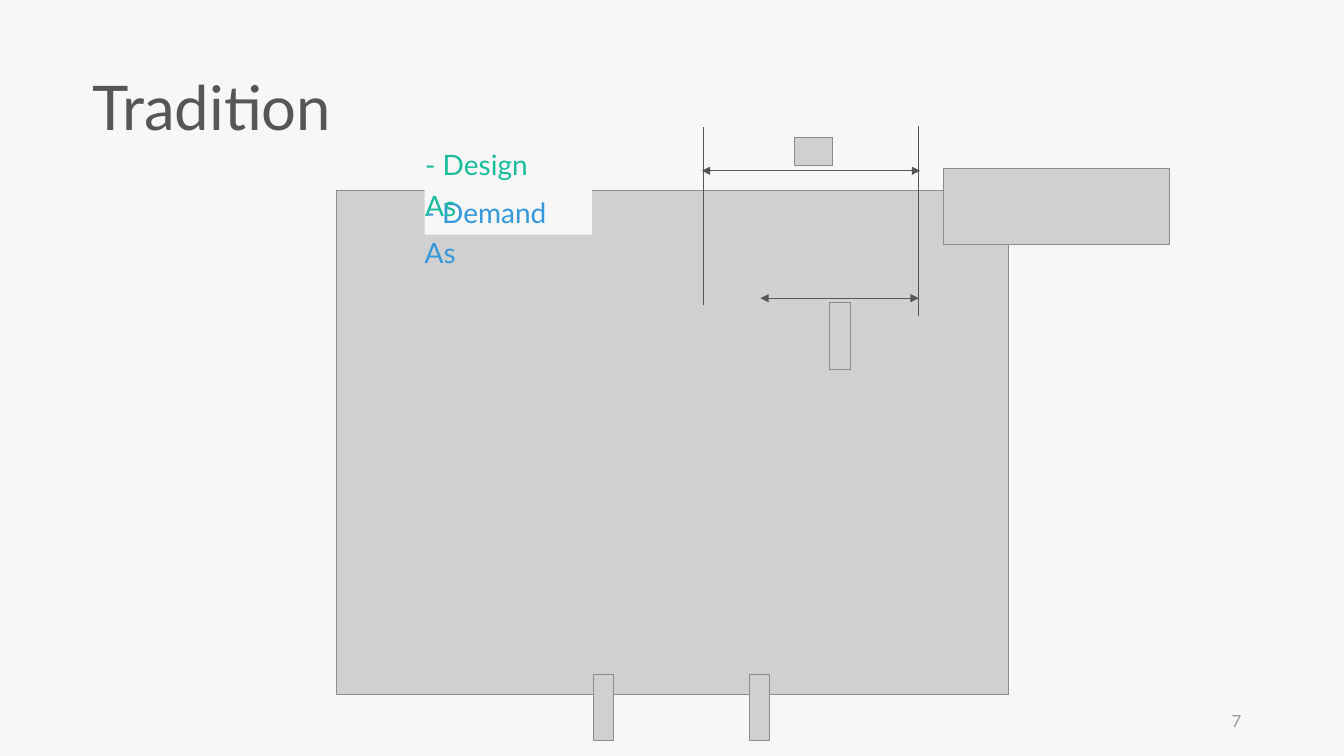
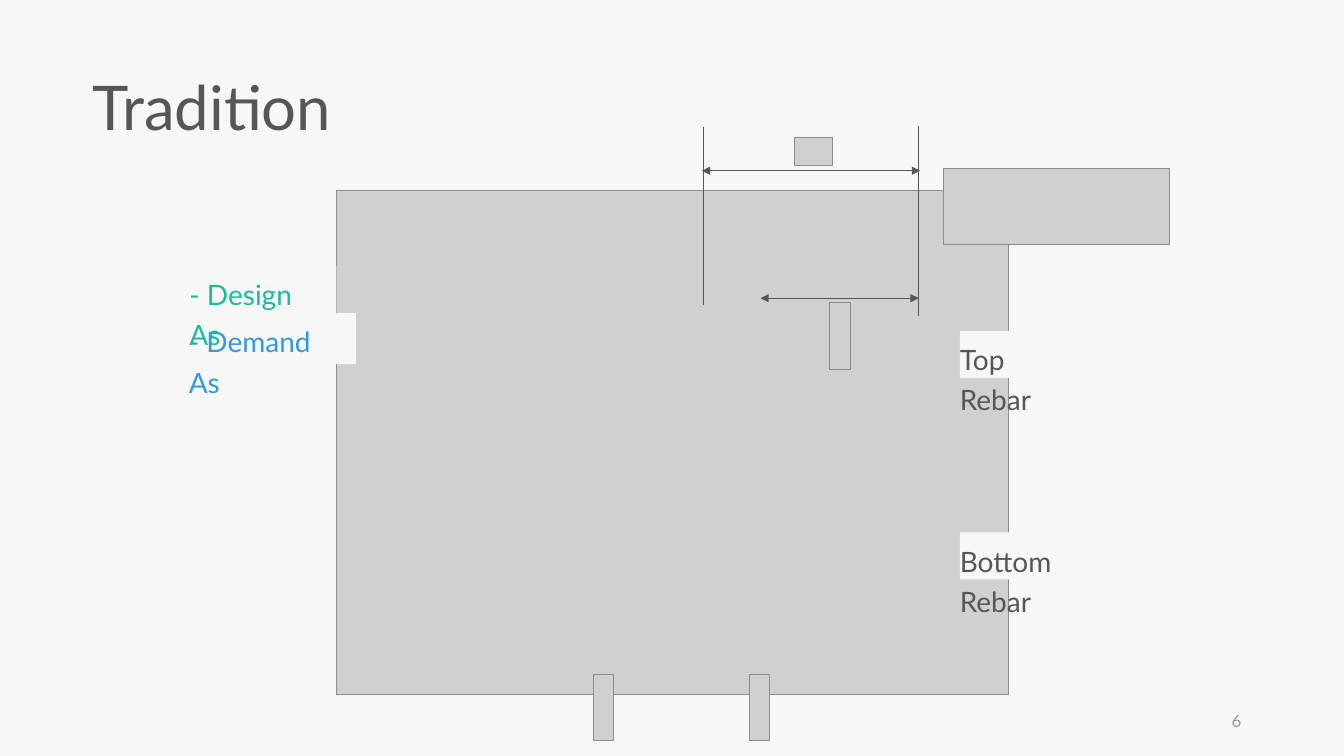
Before and after one commit to skyran1278/thesis, a slide deck: slide 6 of Meeting/20190523 Seminar/20190523 Seminar.pptx (slide 7 before the commit). Drawn at 1344x756 pixels with LibreOffice and Linux fonts; fonts in the diff are those of the drawing; grey boxes stand for pictures. Boxes give left, top, right and bottom in pixels: in the first picture for what was removed or moved away, otherwise in the second. Text is boxed around its words. In the diff, an @@ line names an element or a change of style, - is before the commit and + after.

```diff
--- a/Meeting/20190523 Seminar/20190523 Seminar.pptx
+++ b/Meeting/20190523 Seminar/20190523 Seminar.pptx
@@ text "- Design As": place and size @@
-text "- Design As" at [425,154,528,221]
+text "- Design As" at [189,284,292,351]
@@ text "- Demand As" rewrapped from [424,184,592,234] to [189,330,310,393] @@
@@ rectangle added at [960,331,1089,378], fill #F7F7F7, 20 pt, text #565656 @@
+Top Rebar
@@ rectangle added at [960,532,1134,580], fill #F7F7F7, 20 pt, text #565656 @@
+Bottom Rebar
@@ page number at [1232,715,1242,727]: text changed @@
-7
+6
```
Also in this commit, not shown: 11 other slides changed, 1 slide added, 3 slides removed, 3 other files.
